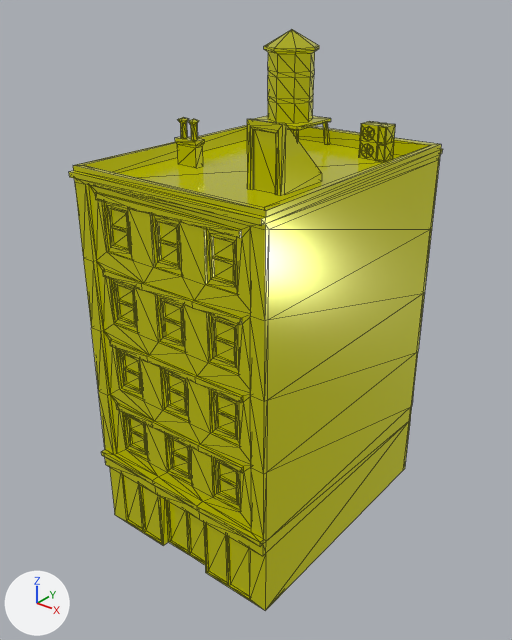
A saved change to the glTF model public/models/building-block-4floor-short.glb.
Both versions are drawn from a camera (50 mm lens) standing at (16.8, -21.8, 22.6) and looking at (-0.4, -0.3, 9.3). The axes (+X, +Y, +Z) are drawn at lower left. The lights are the same throughout. Mesh edges are drawn as thin lines. Where no turn or scale is listed for an object, it has been applied to the vertices.

In view in the first picture: 'building-block-4floor-short'.
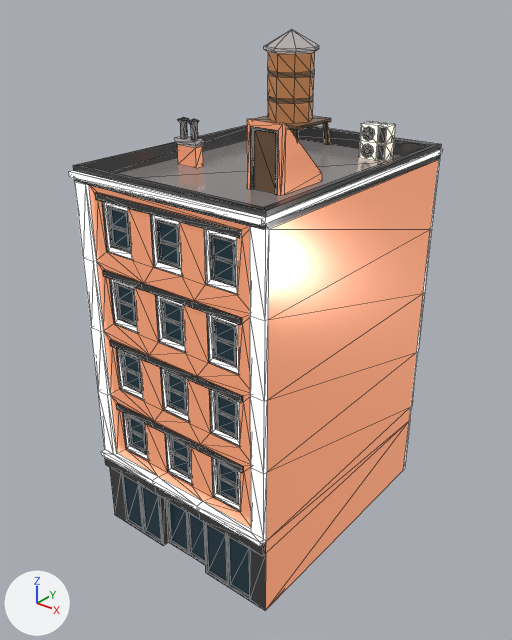
The change, as a list of edits to the scene's bpy script:
```text
Add img_base:
    img_base = load_image('base', '_unpacked/base', 1024, 1024, 'sRGB')
Add mat_lowpoly_colors_001:
    mat_lowpoly_colors_001 = bpy.data.materials.new('LOWPOLY-COLORS.001')
    # uses the picture img_base
Change me_building_block_4floor_short:
    where me_building_block_4floor_short.from_pydata(...)  # 1987 vertices, 3447 faces; spans x -4.5..4.4, y -6.0..7.4, z 0.0..20.6
    remove me_building_block_4floor_short.materials.append(mat_lowpoly_colors)
    add me_building_block_4floor_short.materials.append(mat_lowpoly_colors_001)
```

Boxes (x1, y1, x2, y2) around the edits, measured in the pictures (512 x 640 px):
'building-block-4floor-short', recoloured: (69, 29, 442, 611) in both
